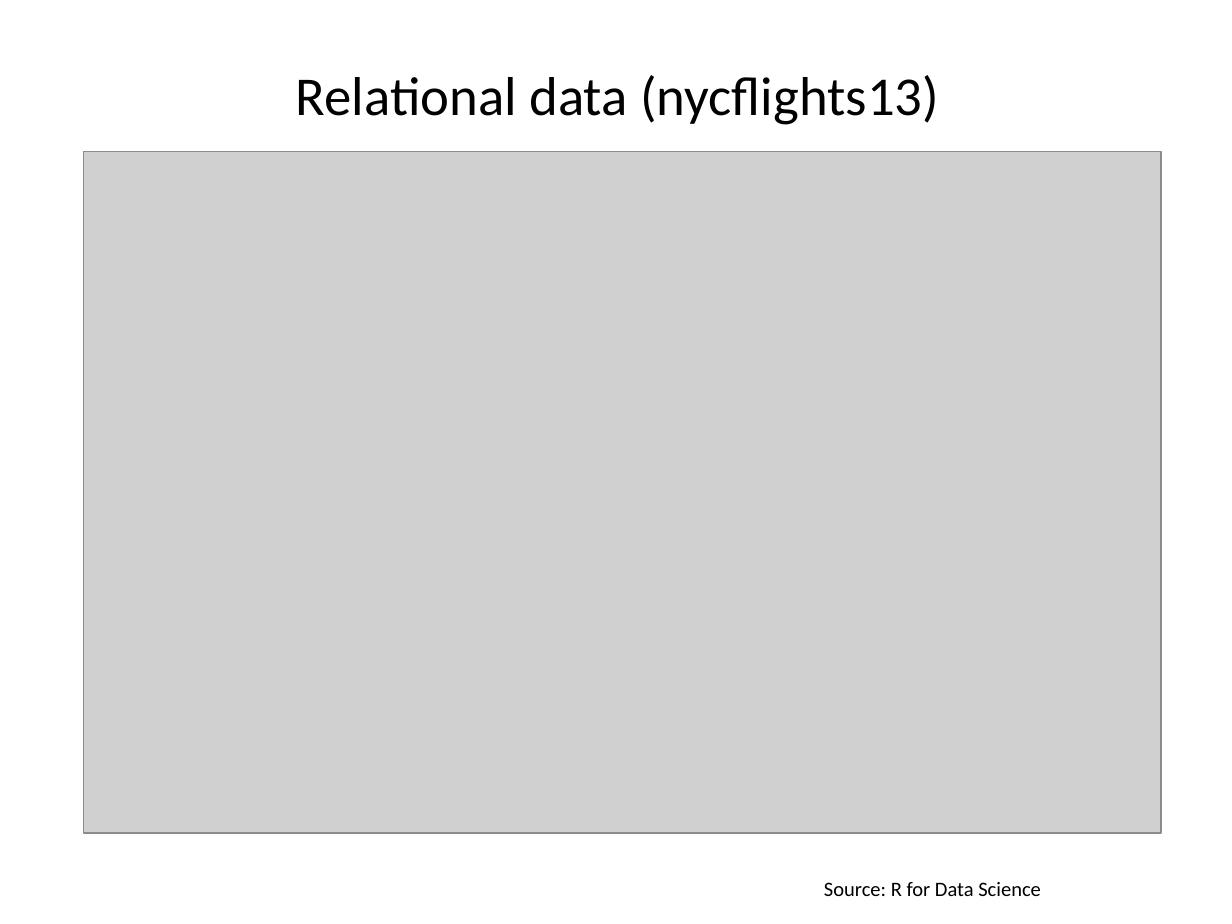
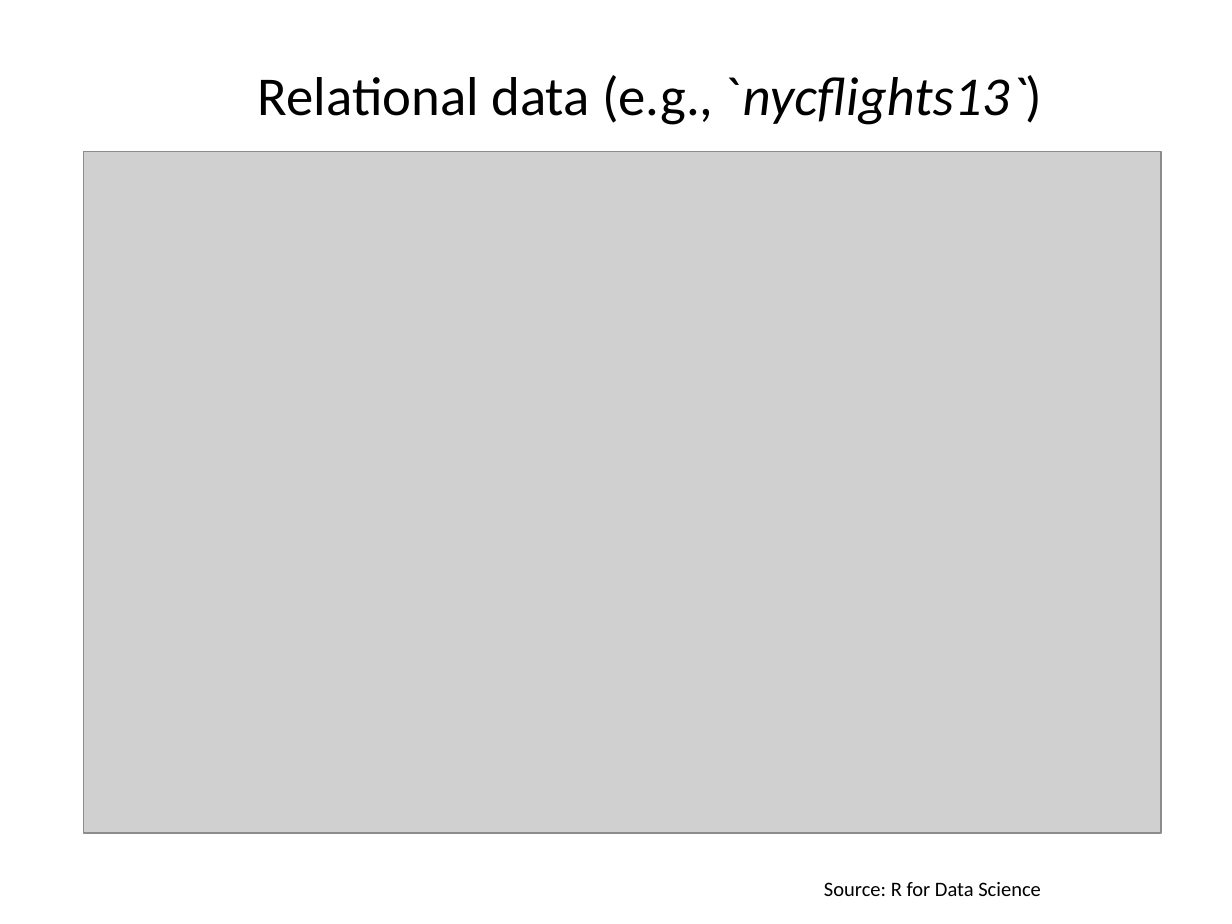
Before and after one commit to Rashedul/stat545_guest_lecture, a slide deck: slide 3 of cm010_slides.pptx (slide 4 before the commit). Drawn at 1232x924 pixels with LibreOffice and Linux fonts; fonts in the diff are those of the drawing; grey boxes stand for pictures. Boxes give left, top, right and bottom in pixels: in the first picture for what was removed or moved away, otherwise in the second. Text is boxed around its words. In the diff, an @@ line names an element or a change of style, - is before the commit and + after.

```diff
--- a/cm010_slides.pptx
+++ b/cm010_slides.pptx
@@ text at [258,75,1043,125]: text changed @@
-Relational data (nycflights13)
+Relational data (e.g., `nycflights13`)
```
Also in this commit, not shown: 1 other slide changed, 7 other files.
